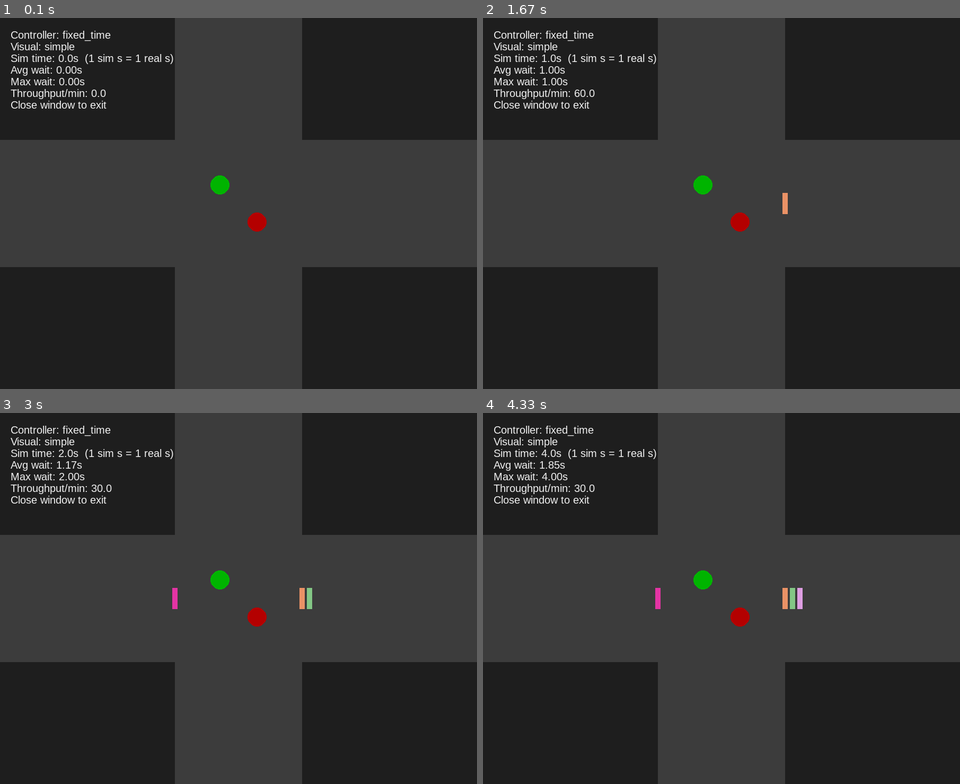
Above: before the commit, frames 1-4 (two rows, left to right).
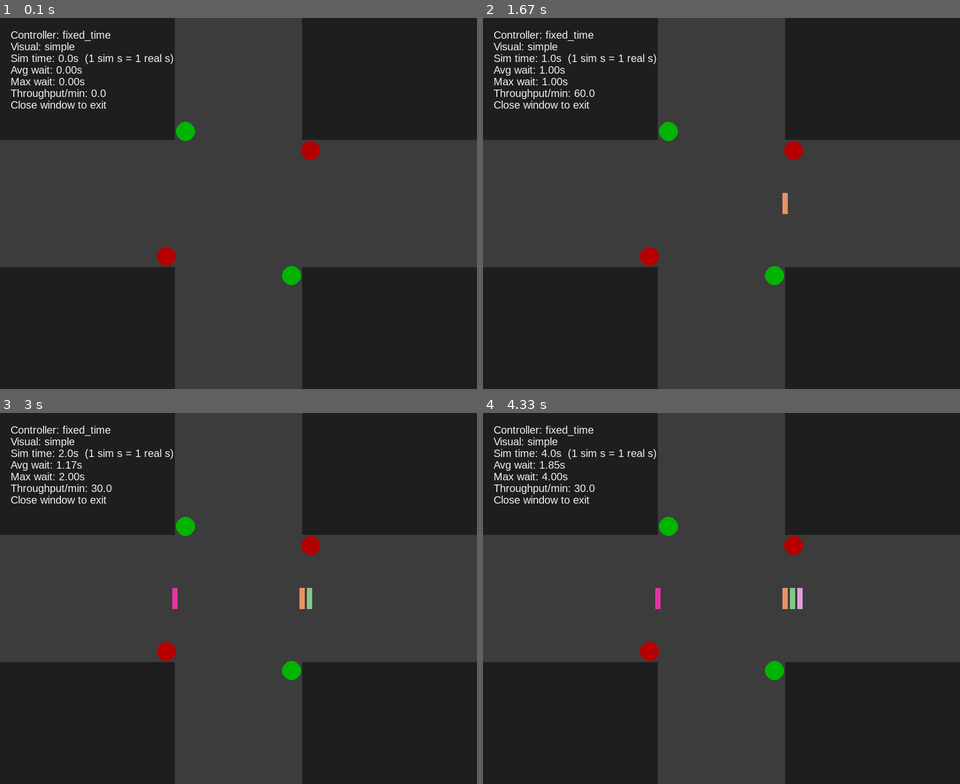
Above: after the commit, the same moments.

Repository: pedromcs99/traffic-simulator
Game: pygame game, started from traffic_sim/__main__.py
Two runs of this game, one before a commit and one after it. Both use one fixed random seed, a clock stepped at 60 frames per second and the inputs below.
Inputs:
- Up to frame 1 (0.1 s): no input
- Up to frame 2 (1.67 s): no input
- Up to frame 3 (3 s): no input
- Up to frame 4 (4.33 s): no input

The runs differ from the first frame. In frame 1, 1.0% of the frame differs, in the area x 32-68%, y 28-72%; in frame 2, 1.0%; in frame 3, 1.0%; in frame 4, 1.0%.

Commit message:
improves the trafic lights presentation

Diff:
--- a/traffic_sim/visual_backends/pygame_impl.py
+++ b/traffic_sim/visual_backends/pygame_impl.py
@@ -152,8 +152,15 @@
                 return (240, 200, 0)
             return (180, 0, 0)
 
-        pygame.draw.circle(self.screen, color_for(ns_state), (center_x - 35, center_y - 35), 18)
-        pygame.draw.circle(self.screen, color_for(ew_state), (center_x + 35, center_y + 35), 18)
+
+        gap = 100
+        circle_radius = 18
+        #vertical lane
+        pygame.draw.circle(self.screen, color_for(ns_state), (center_x - gap, center_y - (gap + circle_radius*2)), circle_radius)
+        pygame.draw.circle(self.screen, color_for(ns_state), (center_x + gap, center_y + (gap + circle_radius*2)), circle_radius)
+        #horizontal lane
+        pygame.draw.circle(self.screen, color_for(ew_state), (center_x - (gap + circle_radius*2), center_y + gap), circle_radius)
+        pygame.draw.circle(self.screen, color_for(ew_state), (center_x + (gap + circle_radius*2), center_y - gap), circle_radius)
 
     def _num_lanes(self) -> int:
         return self.sim.config.num_lanes_per_approach
